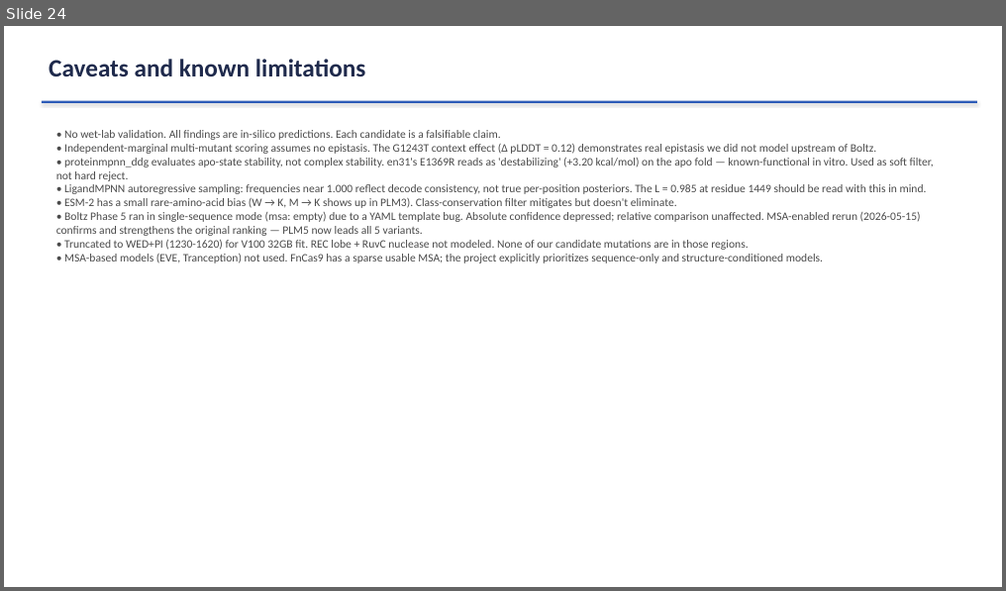
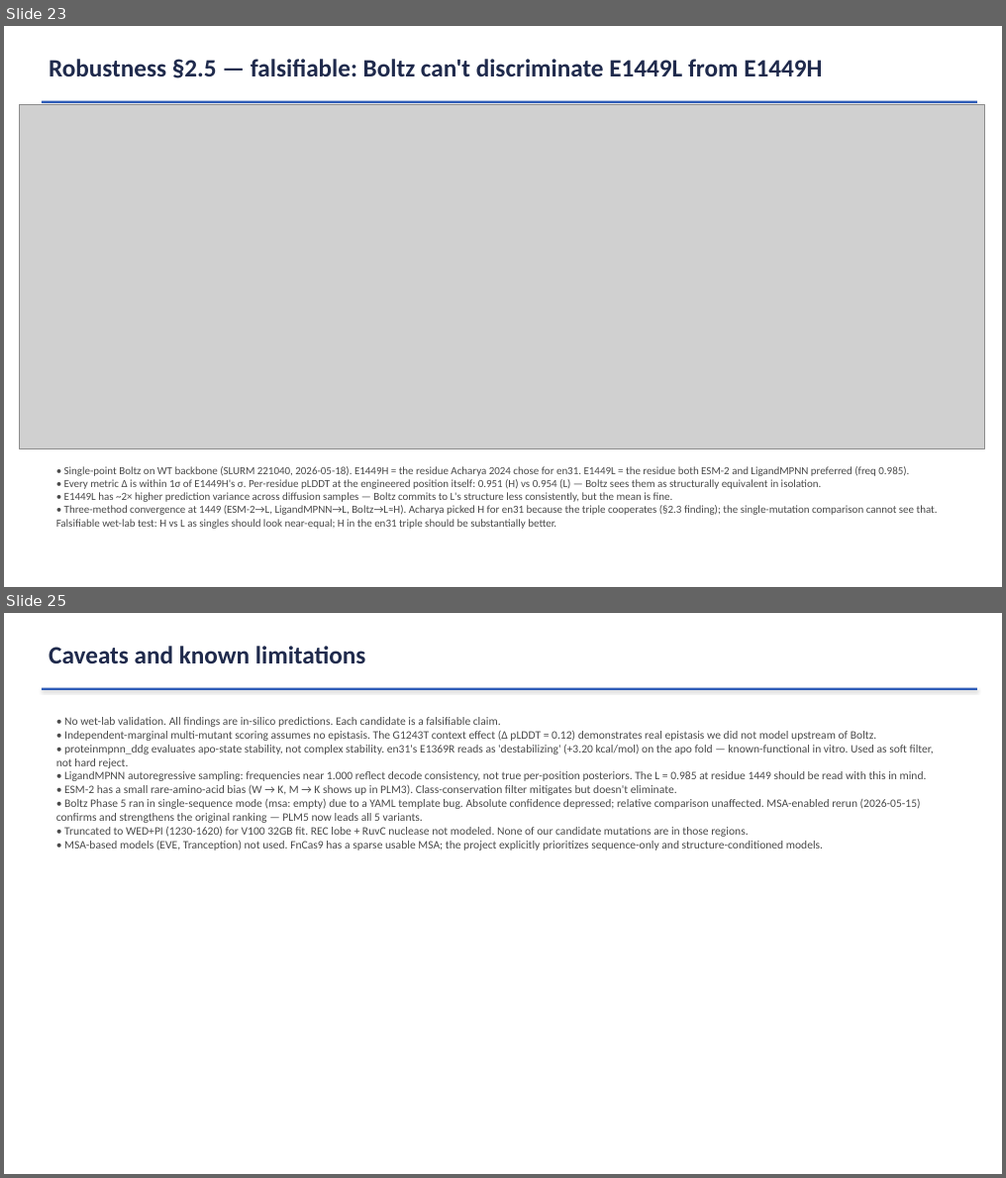
Before and after one commit to visvikbharti/protein-language-model-exploration, a slide deck: docs/presentation/FnCas9_PLM_Redesign.pptx. Shown one above the other, each under a label of ours: slide 24 before the commit, slides 23 and 25 after it; the slides between them are not shown. The pictures are 1006x591 and 1006x1178 pixels, drawn with LibreOffice and Linux fonts; fonts in the diff are those of the drawing; grey boxes stand for pictures. Boxes give left, top, right and bottom in pixels: in the first picture for what was removed or moved away, otherwise in the second. Text is boxed around its words. In the diff, an @@ line names an element or a change of style, - is before the commit and + after.

```diff
--- a/docs/presentation/FnCas9_PLM_Redesign.pptx
+++ b/docs/presentation/FnCas9_PLM_Redesign.pptx
@@ slide 23 added at (4,26,1002,587), background #FFFFFF @@
@@ text added at (49,59,822,78), 24 pt, text #1F2A4C, bold @@
+Robustness §2.5 — falsifiable: Boltz can't discriminate E1449L from E1449H
@@ picture added at (19,104,985,449) @@
@@ rectangle added at (42,101,977,103), fill #2E5CB8 @@
@@ text added at (56,467,938,529), 10.5 pt, text #4A4A4A @@
+• Single-point Boltz on WT backbone (SLURM 221040, 2026-05-18). E1449H = the residue Acharya 2024 chose for en31. E1449L = the residue both ESM-2 and LigandMPNN preferred (freq 0.985).
+• Every metric Δ is within 1σ of E1449H's σ. Per-residue pLDDT at the engineered position itself: 0.951 (H) vs 0.954 (L) — Boltz sees them as structurally equivalent in isolation.
+• E1449L has ~2× higher prediction variance across diffusion samples — Boltz commits to L's structure less consistently, but the mean is fine.
+• Three-method convergence at 1449 (ESM-2→L, LigandMPNN→L, Boltz→L≈H). Acharya picked H for en31 because the triple cooperates (§2.3 finding); the single-mutation comparison cannot see that. Falsifiable wet-lab test: H vs L as singles should look near-equal; H in the en31 triple should be substantially better.
@@ what was slide 24 is now slide 25 @@
```
Also in this commit, not shown: 13 other files.
